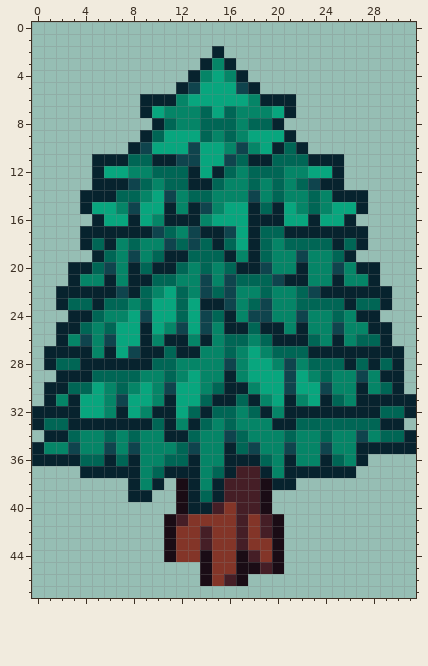
Pixel-art sprite, stored at assets/terrain/arvores/arvore08.png. The first picture shows the starting point.
The file is 32x48 pixels.
And afterwards:
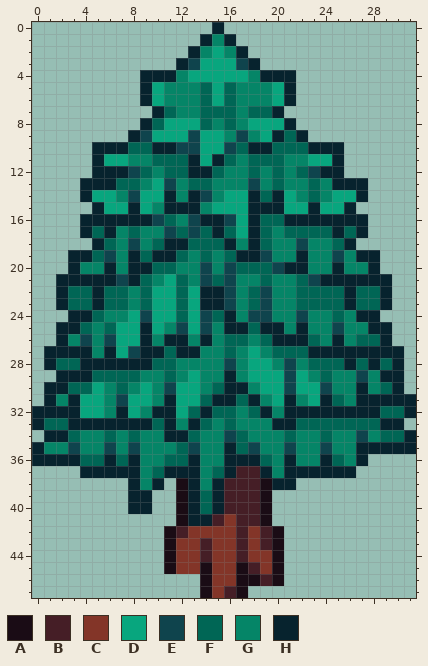
Palette (. is transparent): A #1a0c15  B #451e26  C #833528  D #08a67e  E #0f444d  F #006655  G #058567  H #07232e
Changes in this commit:
Changed rows in their new state; - is an unchanged pixel.
first column x 2:
 0 -------------H--------------
 1 ------------HGH-------------
 2 -----------HGDGH------------
 3 ----------HEDDDEH-----------
 4 -------HHHGDD-DDGHHH--------
 5 -------HDGGGF-FGGGDH--------
 6 --------DG-GF-FG-GD---------
 7 -------.HF---F--FFH.--------
 8 -------HFDDD-G--DDDH--------
 9 ------HED--EDDGEG-HFH-------
10 ---HHHFFHHE---EFHHF-FHHH----
11 ----DDGGFFFH-HFGFF-GGDD-----
12 ----HHEFG---HFG--G--FEH-----
13 --H--FFGDEGFFG--E---GFG-HH--
14 ---DDGED-H-HE-DDHFHD---DD---
15 --.H-DH-G-H-GD---H--DHD-H.--
16 --H-HH-HEFGEHHE--FFHH-HH-H--
17 ---F-GFGGEF-F-F---GFFFF-F---
18 --.HF-E-FHHF-FHG---GEGGFH.--
19 -HHFE-HFH-FG-GFH-E--H--EGHH-
20 --GGH--HFFG-E-EFFFEH---H-G--
21 H-HH-E-FGDF--F-GG-GGFEH-HH-H
22 -FF-FFG-D--DHH--FE---FFF-FF-
first column x 8:
40 HH----FHB----
41 ---.AHHB--BA.
42 ----B-C------
43 -----------B-
44 ------B--BC--
45 ---ACC----BC-
46 --------C-ABA
47 ------ACBA---
